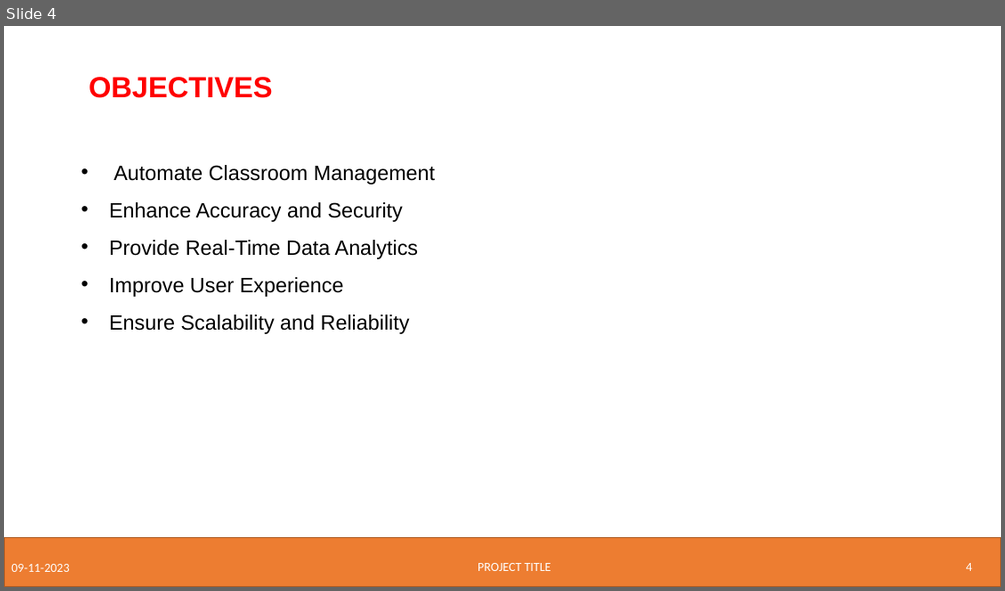
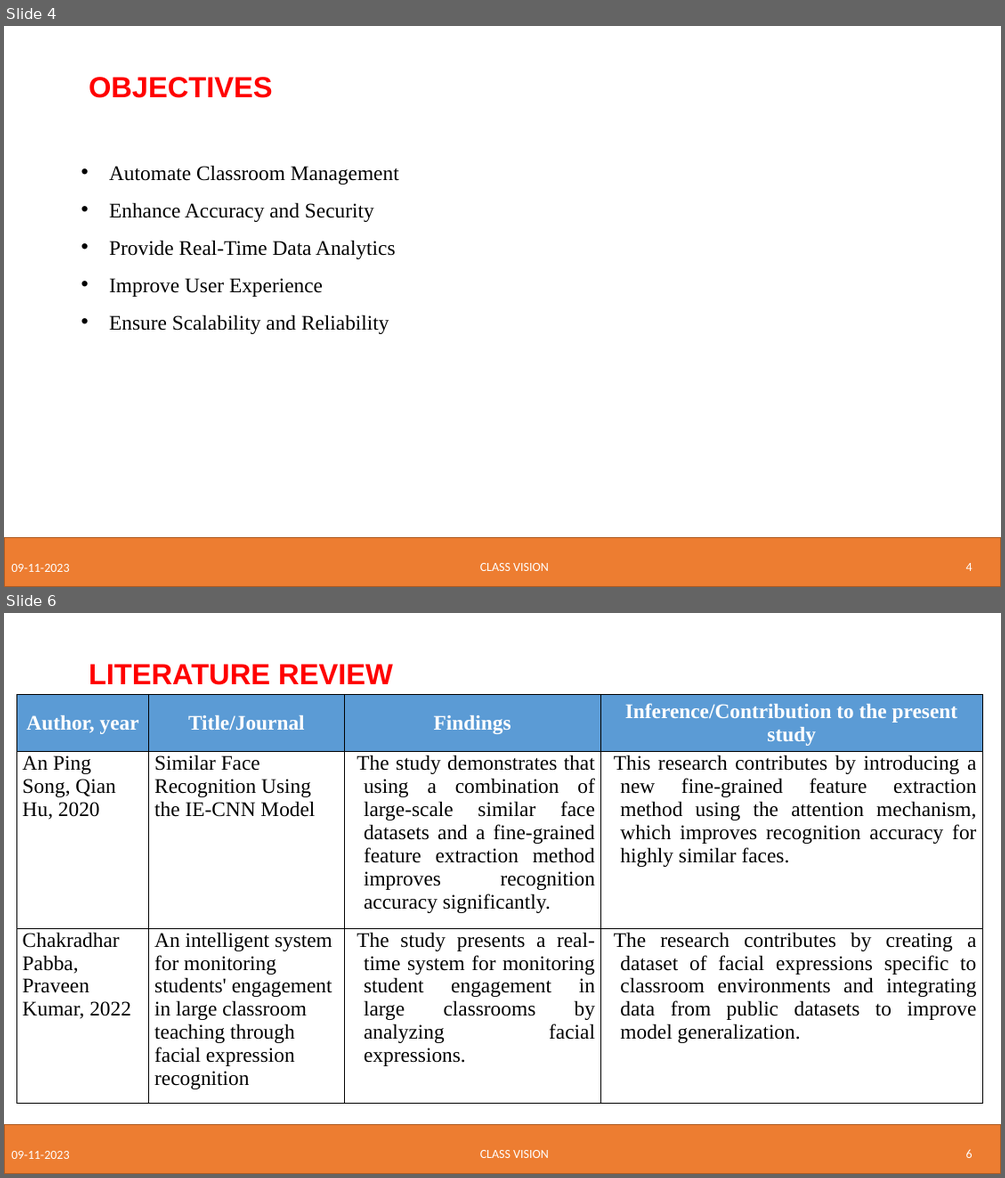
Before and after one commit to AdityaManojA/Class-Vision, a slide deck: Research Related/Phase 1 Project ppt.pptx. Shown one above the other, each under a label of ours: slide 4 before the commit, slides 4 and 6 after it; the slides between them are not shown. The pictures are 1005x591 and 1005x1178 pixels, drawn with LibreOffice and Linux fonts; fonts in the diff are those of the drawing; background and template pictures are left out. Boxes give left, top, right and bottom in pixels: in the first picture for what was removed or moved away, otherwise in the second. Text is boxed around its words. In the diff, an @@ line names an element or a change of style, - is before the commit and + after.

```diff
--- a/Research Related/Phase 1 Project ppt.pptx
+++ b/Research Related/Phase 1 Project ppt.pptx
@@ slide 6 added at (x1=4, y1=613, x2=1001, y2=1174), background #FFFFFF; not listed: 1 template element that a slide beside it also shows @@
@@ text added at (x1=89, y1=664, x2=393, y2=685), 28 pt, text #FF0000, bold @@
+LITERATURE REVIEW
@@ table added at (x1=16, y1=695, x2=982, y2=1103), 3 rows, 4 columns @@
+Author, year | Title/Journal | Findings | Inference/Contribution to the present study
+An Ping Song, Qian Hu, 2020 | Similar Face Recognition Using the IE-CNN Model | The study demonstrates that using a combination of large-scale similar face datasets and a fine-grained feature extraction method improves recognition accuracy significantly. | This research contributes by introducing a new fine-grained feature extraction method using the attention mechanism, which improves recognition accuracy for highly similar faces.
+Chakradhar Pabba, Praveen Kumar, 2022 | An intelligent system for monitoring students' engagement in large classroom teaching through facial expression recognition | The study presents a real-time system for monitoring student engagement in large classrooms by analyzing facial expressions. | The research contributes by creating a dataset of facial expressions specific to classroom environments and integrating data from public datasets to improve model generalization.
@@ text added at (x1=11, y1=1151, x2=69, y2=1159), 12 pt, text #FFFFFF @@
+09-11-2023
@@ text added at (x1=480, y1=1150, x2=549, y2=1158), 12 pt, text #FFFFFF @@
+CLASS VISION
@@ page number added at (x1=966, y1=1149, x2=972, y2=1158), 12 pt, text #FFFFFF @@
+6
@@ slide 4 changed as well @@
@@ text "Automate Classroom Management" at (x1=109, y1=165, x2=399, y2=334): font Arial to Times New Roman @@
@@ text at (x1=480, y1=563, x2=549, y2=571): text changed @@
-PROJECT TITLE
+CLASS VISION
```
Also in this commit, not shown: 16 other slides changed, 2 other slides added, 2 slides removed.
